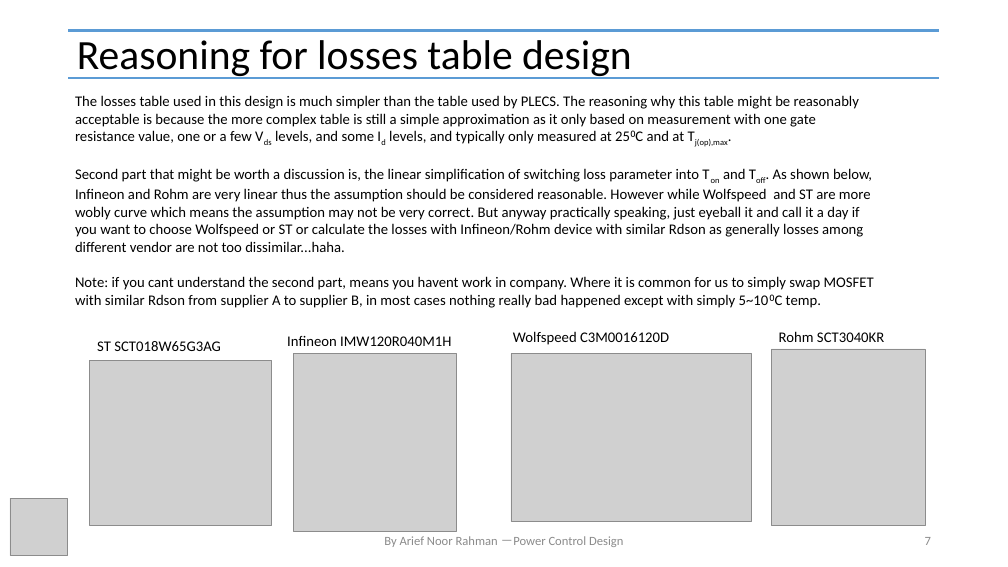
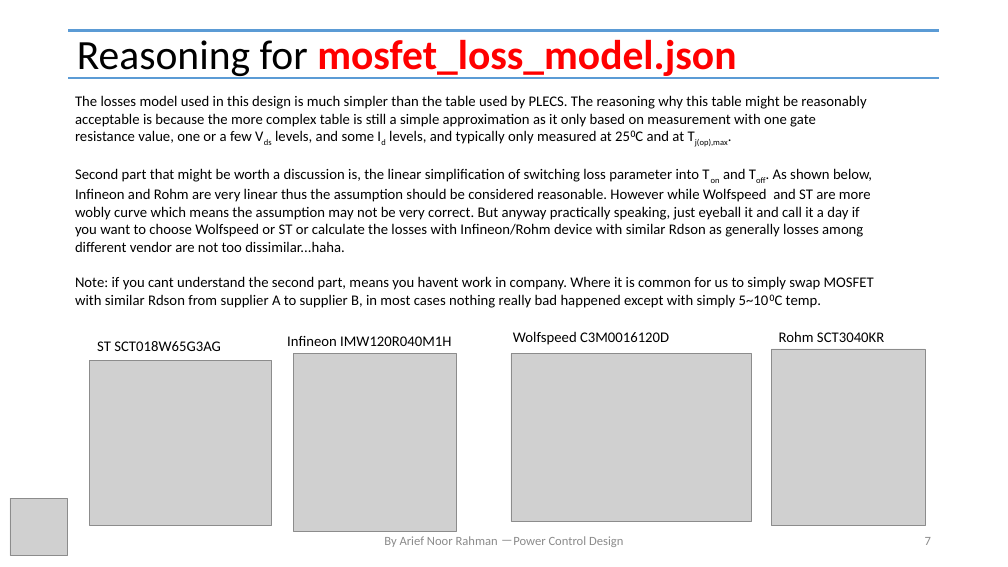
Before and after one commit to physicboy/QSPICE, a slide deck: slide 7 of Ideal PWL Transient Losses Analysis/PWL Losses Analysis.pptx. Drawn at 1008x567 pixels with LibreOffice and Linux fonts; fonts in the diff are those of the drawing; grey boxes stand for pictures. Boxes give left, top, right and bottom in pixels: in the first picture for what was removed or moved away, otherwise in the second. Text is boxed around its words. In the diff, an @@ line names an element or a change of style, - is before the commit and + after.

Commit message:
Push PWL LOSS Rev.4 to support mosfet_loss_model in json

```diff
--- a/Ideal PWL Transient Losses Analysis/PWL Losses Analysis.pptx
+++ b/Ideal PWL Transient Losses Analysis/PWL Losses Analysis.pptx
@@ title at (77, 39, 736, 79): text changed; text colour #000000 to #FF0000; bold on @@
-Reasoning for losses table design
+Reasoning for mosfet_loss_model.json
@@ text at (75, 95, 866, 147): text changed @@
-The losses table used in this design is much simpler than the table used by PLECS. The reasoning why this table might be reasonably acceptable is because the more complex table is still a simple approximation as it only based on measurement with one gate resistance value, one or a few Vds levels, and some Id levels, and typically only measured at 25⁰C and at Tj(op),max.
+The losses model used in this design is much simpler than the table used by PLECS. The reasoning why this table might be reasonably acceptable is because the more complex table is still a simple approximation as it only based on measurement with one gate resistance value, one or a few Vds levels, and some Id levels, and typically only measured at 25⁰C and at Tj(op),max.
```
Also in this commit, not shown: 4 other slides changed, 3 slides added, 26 other files.
